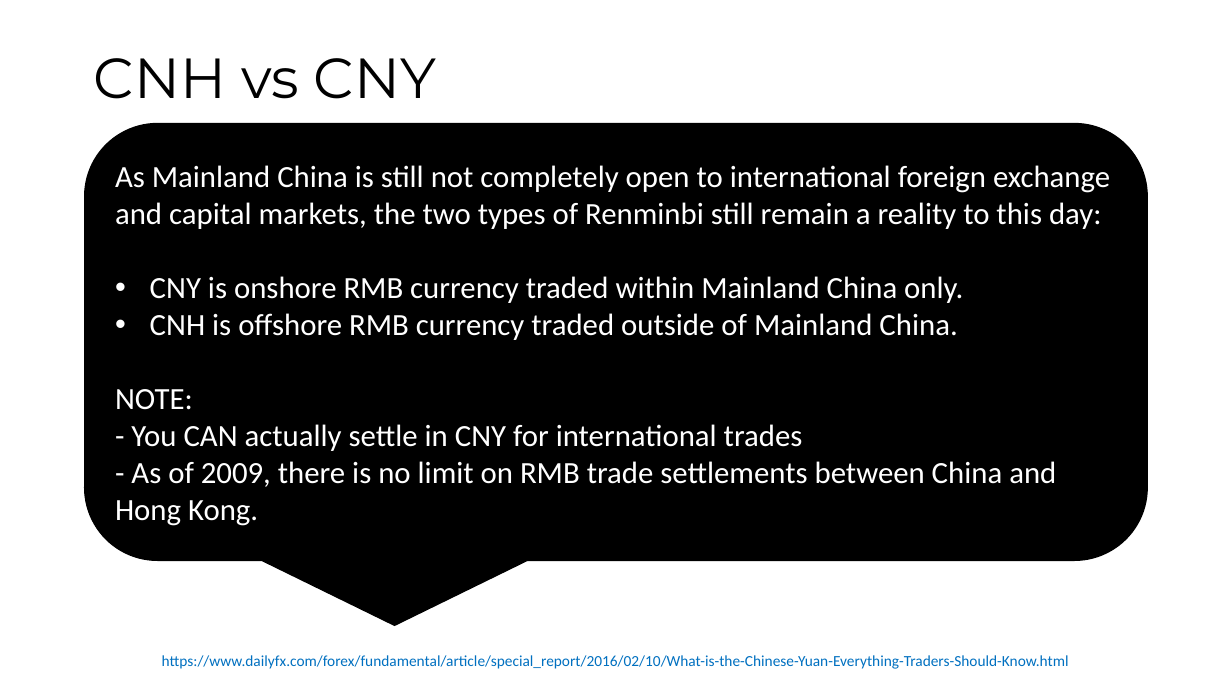
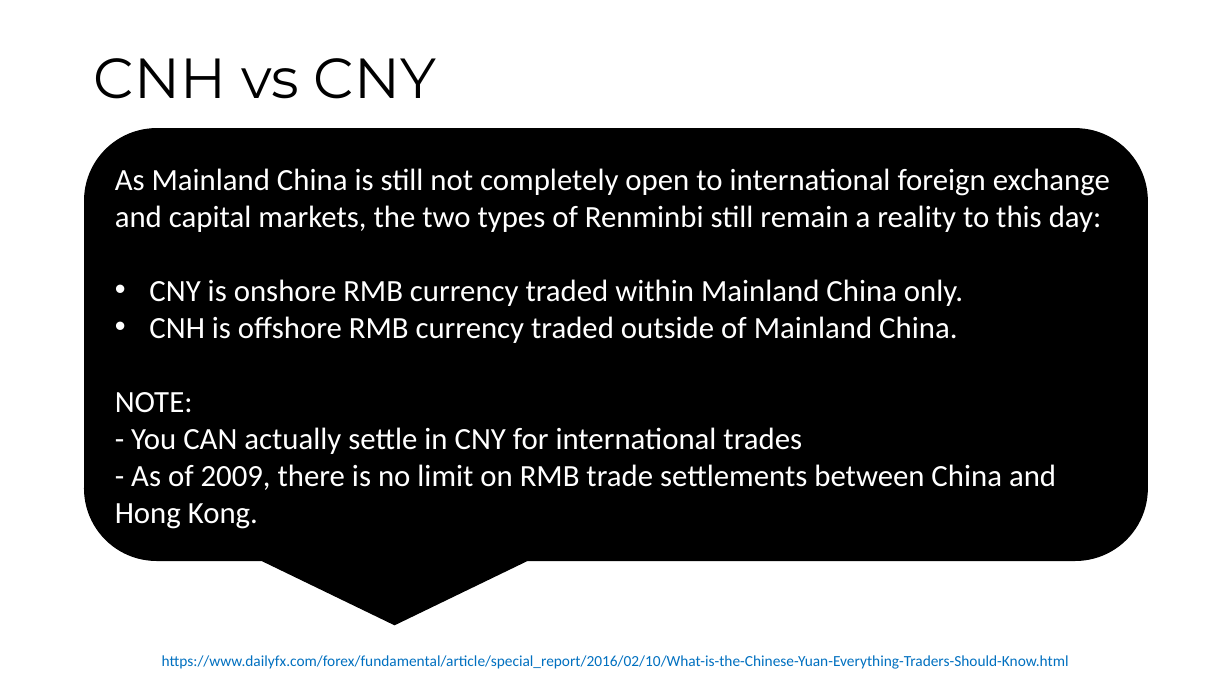
Before and after one commit to maatt4code/PicsAndStuff, a slide deck: slide 30 of Presentation/FXMM.pptx. Drawn at 1232x693 pixels with LibreOffice and Linux fonts; fonts in the diff are those of the drawing. Boxes give left, top, right and bottom in pixels: in the first picture for what was removed or moved away, otherwise in the second. Text is boxed around its words. In the diff, an @@ line names an element or a change of style, - is before the commit and + after.

```diff
--- a/Presentation/FXMM.pptx
+++ b/Presentation/FXMM.pptx
@@ rounded speech box "As Mainland China is still ..." resized from (x1=85, y1=124, x2=1148, y2=561) to (x1=85, y1=128, x2=1148, y2=560) @@
```
Also in this commit, not shown: 7 other slides changed.
